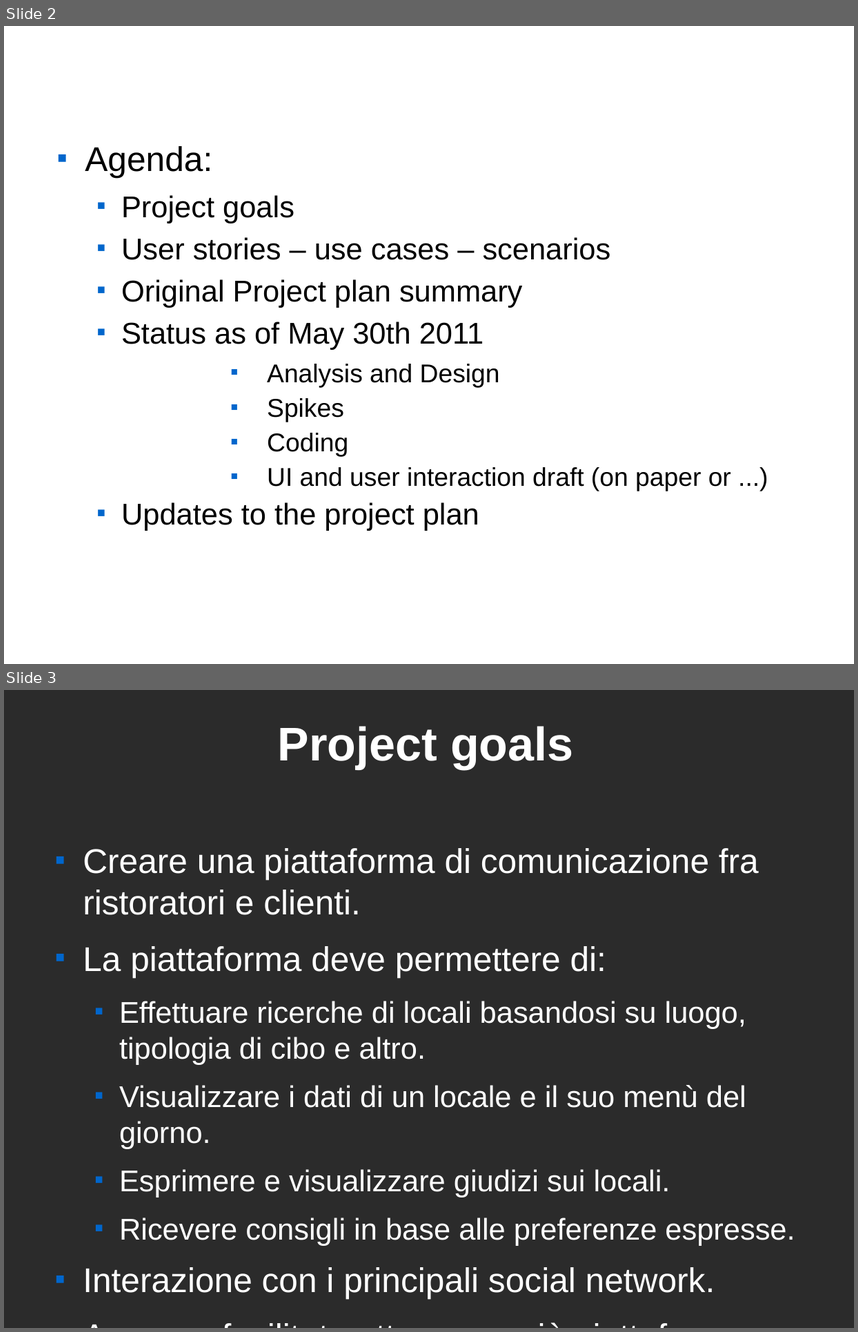
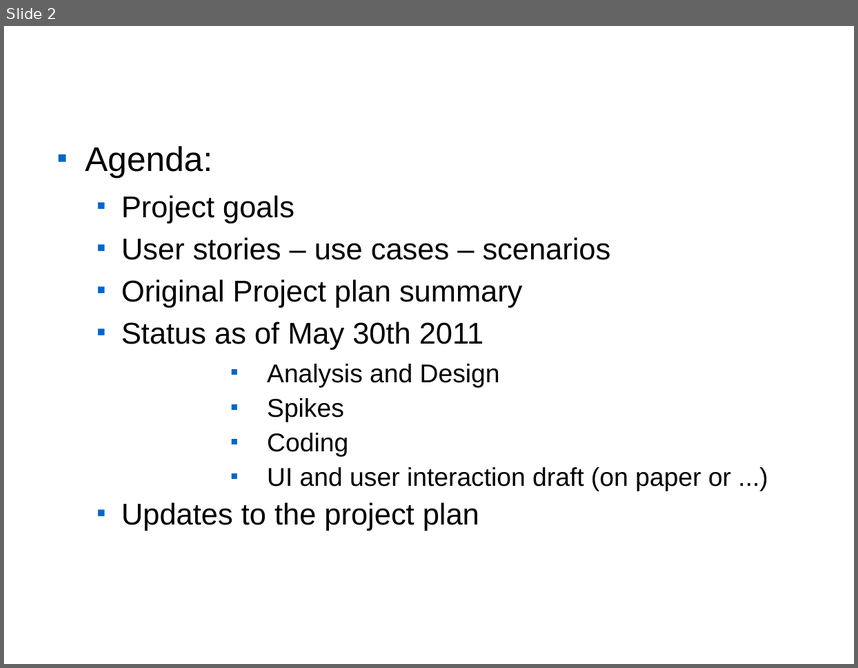
Before and after one commit to cdavide/dove-mangio-it, a slide deck: wiki/projectReviewTemplate.odp. Shown one above the other, each under a label of ours: slides 2 and 3 before the commit, slide 2 after it. The pictures are 858x1332 and 858x668 pixels, drawn with LibreOffice and Linux fonts; fonts in the diff are those of the drawing; background and template pictures are left out; a plain dark background stands for a picture behind light text. Boxes give left, top, right and bottom in pixels: in the first picture for what was removed or moved away, otherwise in the second. Text is boxed around its words. In the diff, an @@ line names an element or a change of style, - is before the commit and + after.

```diff
--- a/wiki/projectReviewTemplate.odp
+++ b/wiki/projectReviewTemplate.odp
@@ slide 3 removed at <box>4,690,854,1328</box>, background picture (left out) @@
@@ title removed at <box>278,726,573,769</box> @@
-Project goals
@@ text removed at <box>83,848,795,1298</box> @@
-■ Creare una piattaforma di comunicazione fra ristoratori e clienti.
-■ La piattaforma deve permettere di:
-  ■ Effettuare ricerche di locali basandosi su luogo, tipologia di cibo e altro.
-  ■ Visualizzare i dati di un locale e il suo menù del giorno.
-  ■ Esprimere e visualizzare giudizi sui locali.
-  ■ Ricevere consigli in base alle preferenze espresse.
-■ Interazione con i principali social network.
-■ Accesso facilitato attraverso più piattaforme.
```
Also in this commit, not shown: 4 slides changed, 7 slides added, 4 other slides removed, 3 other files.
